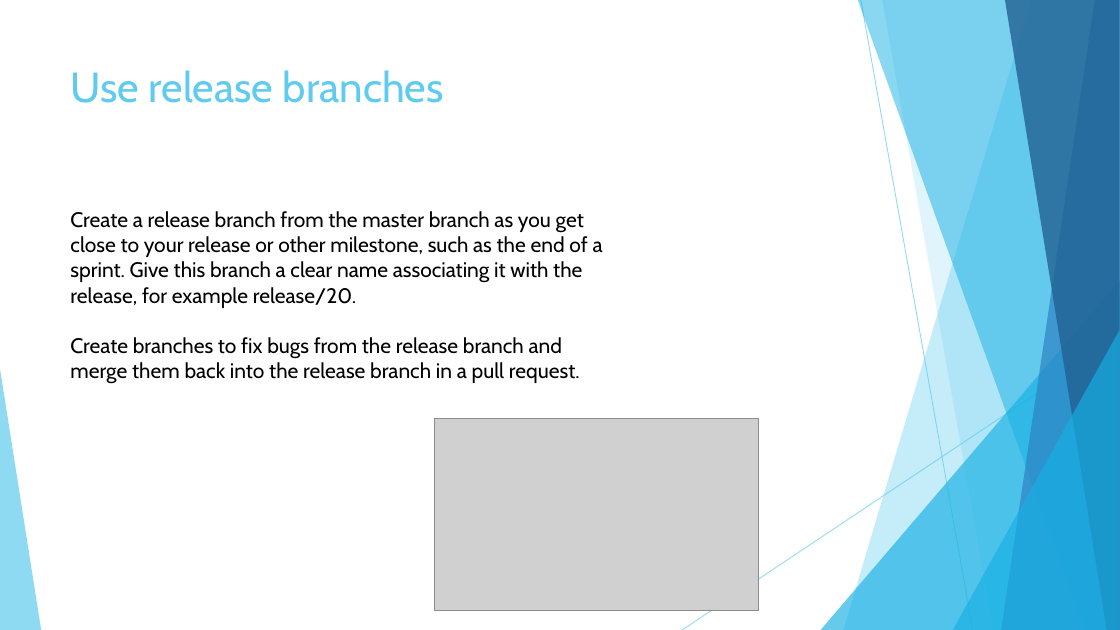
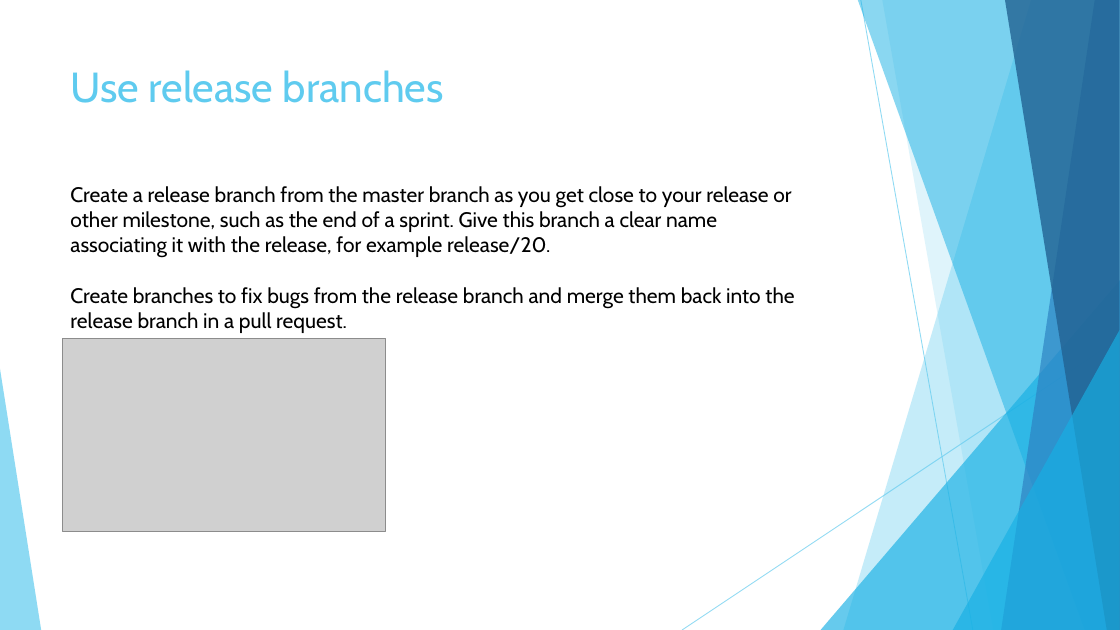
Before and after one commit to KarolinaUr/ProjSystBI, a slide deck: slide 22 of P02_GIT/ProjP1_02_GIT.pptx (slide 11 before the commit). Drawn at 1120x630 pixels with LibreOffice and Linux fonts; fonts in the diff are those of the drawing; grey boxes stand for pictures. Boxes give left, top, right and bottom in pixels: in the first picture for what was removed or moved away, otherwise in the second. Text is boxed around its words. In the diff, an @@ line names an element or a change of style, - is before the commit and + after.

```diff
--- a/P02_GIT/ProjP1_02_GIT.pptx
+++ b/P02_GIT/ProjP1_02_GIT.pptx
@@ text "Create a release branch from ..." rewrapped from (x1=70, y1=211, x2=603, y2=384) to (x1=70, y1=186, x2=794, y2=333) @@
@@ picture moved from (x1=434, y1=418, x2=758, y2=611) to (x1=62, y1=339, x2=386, y2=531) @@
```
Also in this commit, not shown: 7 other slides changed, 15 slides added, 5 slides removed.
